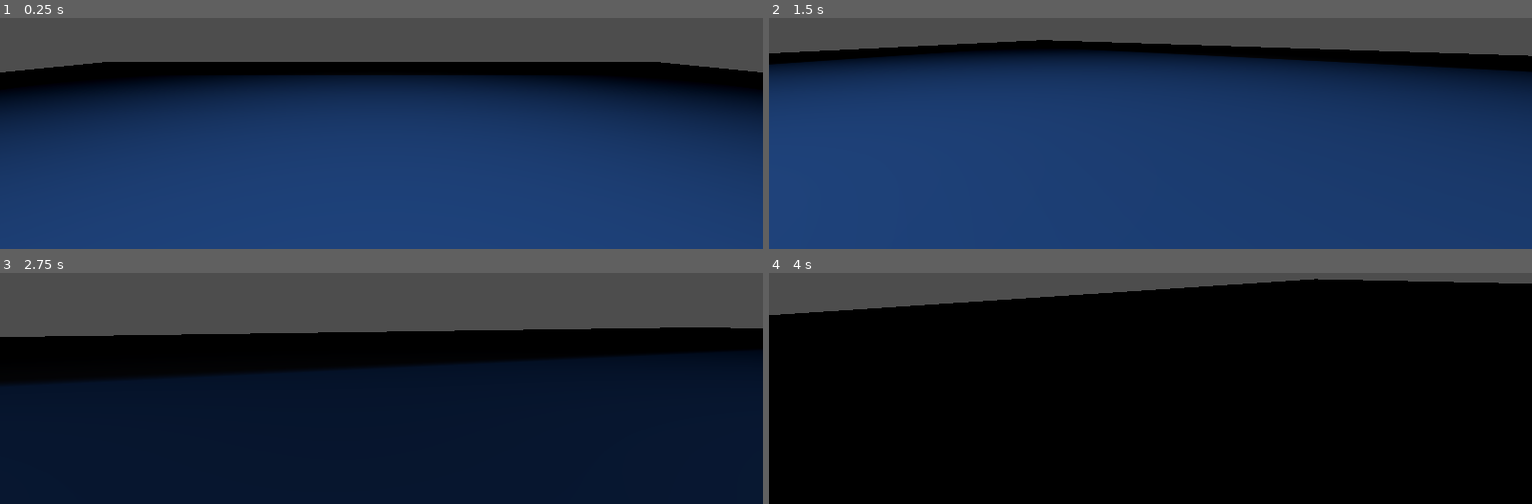
Above: before the commit, frames 1-4 (two rows, left to right).
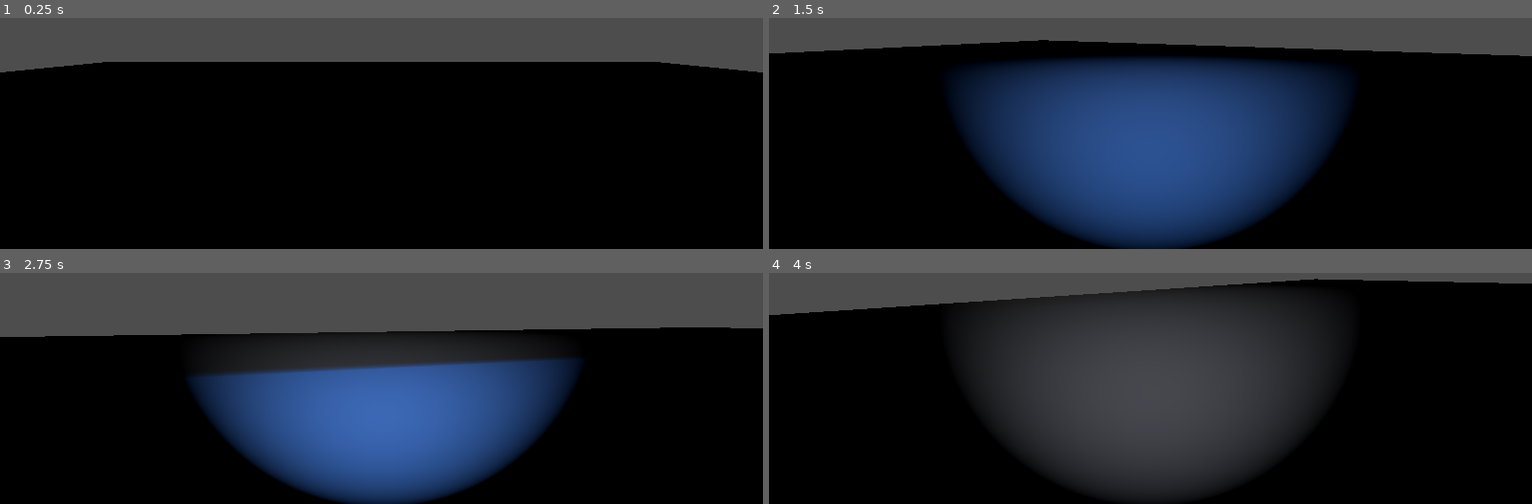
Above: after the commit, the same moments.

Repository: ztamagoru/LaboratorioII
Game: Godot game, scene res://scene_test.tscn
Two runs of this game, one before a commit and one after it. Both use one fixed random seed, a clock stepped at 60 frames per second and the inputs below. The engine's default icon, where the game draws it, is replaced by a stand-in: a white triangle on a blue panel in a dark square.
Inputs (mouse positions are in pixels of both pictures, inside the frame that each line leads up to):
- Up to frame 1 (0.25 s): no input
- Up to frame 2 (1.5 s): move the mouse to (1188, 31) at 0.52 s; hold F (flashlight, bound only after the commit) 0.53-1.28 s; hold W (move_forward) from 0.53 s (still down); tap Space (move_jump) at 0.77 s; move the mouse to (1112, 36) at 1.27 s; tap Ctrl (move_crouch) at 1.35 s
- Up to frame 3 (2.75 s): keep holding W (move_forward); tap Space (move_jump) at 1.52 s; tap F (flashlight, bound only after the commit) at 1.55, 2.3 s; move the mouse to (396, 282) at 2.02 s; hold Shift (move_sprint) from 2.03 s (still down)
- Up to frame 4 (4 s): keep holding W (move_forward); move the mouse to (1142, 296) at 2.77 s; release Shift (move_sprint) at 2.78 s; tap F (flashlight, bound only after the commit) at 2.85 s; tap Space (move_jump) at 3.02, 3.77 s; move the mouse to (1203, 293) at 3.52 s; hold F (flashlight, bound only after the commit) from 3.53 s (still down)

The runs differ from the first frame. In frame 1, 73% of the frame differs, in the area x 0-100%, y 24-100%; in frame 2, 62%; in frame 3, 61%; in frame 4, 35%.

Commit message:
added flashlight

Diff:
--- a/project.godot
+++ b/project.godot
@@ -51,3 +51,8 @@
 "events": [Object(InputEventKey,"resource_local_to_scene":false,"resource_name":"","device":-1,"window_id":0,"alt_press …(195 unchanged characters)…
 ]
 }
+flashlight={
+"deadzone": 0.2,
+"events": [Object(InputEventKey,"resource_local_to_scene":false,"resource_name":"","device":-1,"window_id":0,"alt_pressed":false,"shift_pressed":false,"ctrl_pressed":false,"meta_pressed":false,"pressed":false,"keycode":0,"physical_keycode":70,"key_label":0,"unicode":102,"location":0,"echo":false,"script":null)
+]
+}
--- a/scene_test.tscn
+++ b/scene_test.tscn
@@ -29,12 +29,44 @@
 material_override = SubResource("StandardMaterial3D_ycaat")
 mesh = SubResource("BoxMesh_0n4ab")
 
+[node name="Floor2" type="StaticBody3D" parent="."]
+transform = Transform3D(0.136935, 0, 0, 0, 22.8578, 0, 0, 0, 0.0461614, 2.09814, 3.1798, 9.17083)
+metadata/_edit_group_ = true
+
+[node name="CollisionShape3D" type="CollisionShape3D" parent="Floor2"]
+transform = Transform3D(0.598692, 0, 0, 0, 0.598692, 0, 0, 0, 0.598692, 0, 0, 0)
+shape = SubResource("BoxShape3D_k8rpb")
+
+[node name="MeshInstance3D" type="MeshInstance3D" parent="Floor2"]
+transform = Transform3D(0.598692, 0, 0, 0, 0.598692, 0, 0, 0, 0.598692, 0, 0, 0)
+material_override = SubResource("StandardMaterial3D_ycaat")
+mesh = SubResource("BoxMesh_0n4ab")
+
+[node name="Floor3" type="StaticBody3D" parent="."]
+transform = Transform3D(0.136935, 0, 0, 0, 22.8578, 0, 0, 0, 0.0461614, -9.85366, 3.1798, 2.74946)
+metadata/_edit_group_ = true
+
+[node name="CollisionShape3D" type="CollisionShape3D" parent="Floor3"]
+transform = Transform3D(0.598692, 0, 0, 0, 0.598692, 0, 0, 0, 0.598692, 0, 0, 0)
+shape = SubResource("BoxShape3D_k8rpb")
+
+[node name="MeshInstance3D" type="MeshInstance3D" parent="Floor3"]
+transform = Transform3D(0.598692, 0, 0, 0, 0.598692, 0, 0, 0, 0.598692, 0, 0, 0)
+material_override = SubResource("StandardMaterial3D_ycaat")
+mesh = SubResource("BoxMesh_0n4ab")
+
+[node name="Floor4" type="StaticBody3D" parent="."]
+transform = Transform3D(0.136935, 0, 0, 0, 22.8578, 0, 0, 0, 0.0461614, 7.0163, 3.1798, 1.89069)
+metadata/_edit_group_ = true
+
+[node name="CollisionShape3D" type="CollisionShape3D" parent="Floor4"]
+transform = Transform3D(0.598692, 0, 0, 0, 0.598692, 0, 0, 0, 0.598692, 0, 0, 0)
+shape = SubResource("BoxShape3D_k8rpb")
+
+[node name="MeshInstance3D" type="MeshInstance3D" parent="Floor4"]
+transform = Transform3D(0.598692, 0, 0, 0, 0.598692, 0, 0, 0, 0.598692, 0, 0, 0)
+material_override = SubResource("StandardMaterial3D_ycaat")
+mesh = SubResource("BoxMesh_0n4ab")
+
 [node name="Player" parent="." instance=ExtResource("2_6v5sk")]
 transform = Transform3D(1, 0, 0, 0, 1, 0, 0, 0, 1, 0, 1, 0)
-
-[node name="SpotLight3D" type="SpotLight3D" parent="."]
-transform = Transform3D(1, 0, 0, 0, -4.37114e-08, 1, 0, -1, -4.37114e-08, 0, 16.5437, 0)
-light_energy = 16.0
-shadow_enabled = true
-spot_range = 37.869
-spot_angle = 59.05
--- a/scenes/components/player/player.gd
+++ b/scenes/components/player/player.gd
@@ -1,6 +1,8 @@
 extends CharacterBody3D
 
 @export var animation_player : AnimationPlayer
+
+@export var flashlight : SpotLight3D
 
 const speed : float = 5.0
 const sprint_multiplier : float = 3.0
@@ -14,7 +16,13 @@
 const jump_velocity : float = 4.5
 const gravity : float = 8.0
 
+const flashlight_energy : float = 15.0
+
 var _is_crouching : bool = false
+var _is_flashlight_on : bool = false
+
+func _ready() -> void:
+	flashlight.light_energy = 0
 
 func _process(_delta) -> void:
 	if Input.is_key_pressed(KEY_ESCAPE):
@@ -24,11 +32,23 @@
 	if event.is_action_pressed("move_crouch"):
 		toggle_crouch()
 
+	if event.is_action_pressed("flashlight"):
+		toggle_flashlight()
+
 	if event.is_action_pressed("move_sprint"):
 		current_speed = speed * sprint_multiplier
 
 	if event.is_action_released("move_sprint"):
 		current_speed = speed
+
+func toggle_flashlight():
+	_is_flashlight_on = !_is_flashlight_on
+
+	if _is_flashlight_on:
+		flashlight.light_energy = flashlight_energy
+	else:
+		flashlight.light_energy = 0.0
+
 
 func toggle_crouch():
 	if _is_crouching:
--- a/scenes/components/player/player.tscn
+++ b/scenes/components/player/player.tscn
@@ -18,7 +18,7 @@
 tracks/0/imported = false
 tracks/0/enabled = true
 tracks/0/path = NodePath("CollisionShape3D:shape:height")
-tracks/0/interp = 1
+tracks/0/interp = 2
 tracks/0/loop_wrap = true
 tracks/0/keys = {
 "times": PackedFloat32Array(0, 1),
@@ -30,7 +30,7 @@
 tracks/1/imported = false
 tracks/1/enabled = true
 tracks/1/path = NodePath("CollisionShape3D:position")
-tracks/1/interp = 1
+tracks/1/interp = 2
 tracks/1/loop_wrap = true
 tracks/1/keys = {
 "times": PackedFloat32Array(0, 1),
@@ -42,7 +42,7 @@
 tracks/2/imported = false
 tracks/2/enabled = true
 tracks/2/path = NodePath("CollisionShape3D/MeshInstance3D:mesh:height")
-tracks/2/interp = 1
+tracks/2/interp = 2
 tracks/2/loop_wrap = true
 tracks/2/keys = {
 "times": PackedFloat32Array(0, 1),
@@ -54,7 +54,7 @@
 tracks/3/imported = false
 tracks/3/enabled = true
 tracks/3/path = NodePath("Camera3D:position")
-tracks/3/interp = 1
+tracks/3/interp = 2
 tracks/3/loop_wrap = true
 tracks/3/keys = {
 "times": PackedFloat32Array(0, 1),
@@ -138,9 +138,10 @@
 &"head_bop": SubResource("Animation_da40g")
 }
 
-[node name="Player" type="CharacterBody3D" node_paths=PackedStringArray("animation_player")]
+[node name="Player" type="CharacterBody3D" node_paths=PackedStringArray("animation_player", "flashlight")]
 script = ExtResource("1_1xbud")
 animation_player = NodePath("AnimationPlayer")
+flashlight = NodePath("Camera3D/Flashlight")
 
 [node name="CollisionShape3D" type="CollisionShape3D" parent="."]
 transform = Transform3D(1, 0, 0, 0, 1, 0, 0, 0, 1, 0, 1, 0)
@@ -154,6 +155,10 @@
 transform = Transform3D(1, 0, 0, 0, 1, 0, 0, 0, 1, 0, 2, 0)
 script = ExtResource("2_2oloj")
 camera_sensitivity = 0.5
+
+[node name="Flashlight" type="SpotLight3D" parent="Camera3D"]
+spot_range = 18.3426
+spot_angle = 37.9391
 
 [node name="FSM" type="Node3D" parent="." node_paths=PackedStringArray("player")]
 script = ExtResource("3_c8uok")
